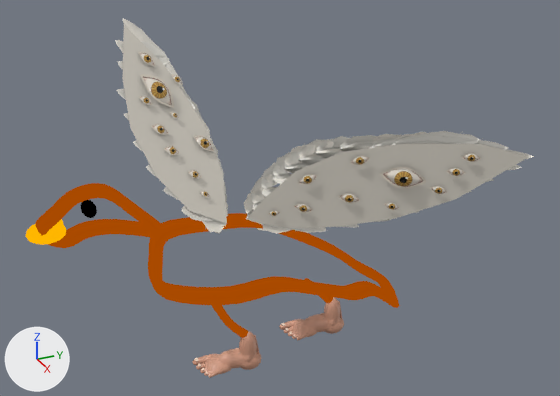
The glTF model art/models/bird.glb as it was, and as the next commit left it.
Before and after are seen from a 50 mm lens placed at (10.22, -3.82, 8.07), pointed at (0.48, 0.56, 3.2). Every picture has the same lights, and +X, +Y and +Z are marked at lower left. The older version comes first. Vertices at exactly the same position are counted once.

Objects in the first picture: 'Bird_Game'.
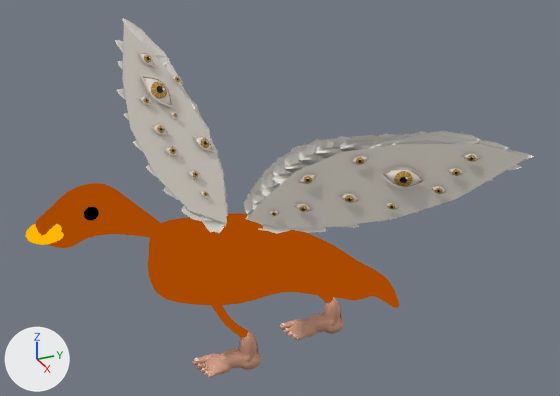
Boxes (x1, y1, x2, y2) around the edits, measured in the pictures (560 x 396 px):
part 1 of me_hollow_orange_body_brush_outline_mesh_001, added (brown): after (162, 228, 391, 298)
part 2 of me_hollow_orange_body_brush_outline_mesh_001, added (brown): after (57, 198, 154, 241)
part 3 of me_hollow_orange_body_brush_outline_mesh_001, built on: before (81, 200, 97, 218); after (84, 207, 99, 220)

The change in detail:
me_hollow_orange_body_brush_outline_mesh_001 is used by ob_bird_game; location (0.0, 0.0, 0.0).
me_hollow_orange_body_brush_outline_mesh_001 had 19849 vertices, 27885 faces and spanned x -1.33..2.36, y -3.1..3.66, z 0.01..5.71.
me_hollow_orange_body_brush_outline_mesh_001 now has 20169 vertices, 28513 faces and spans x -1.33..2.36, y -3.1..3.66, z 0.01..5.71.
me_hollow_orange_body_brush_outline_mesh_001 part 1: a new loose piece of 102 vertices spanning x -0.18..0.18, y -1.32..3.0, z 0.5..2.8, in mat_bird_paint.
me_hollow_orange_body_brush_outline_mesh_001 part 2: a new loose piece of 72 vertices spanning x -0.16..0.17, y -2.89..-1.15, z 2.76..3.61, in mat_bird_paint.
me_hollow_orange_body_brush_outline_mesh_001 part 3: 102 vertices moved from x -0.23..0.23, y -2.29..-2.11, z 3.25..3.45 to x -0.2..0.2, y -2.29..-2.11, z 3.25..3.45; 32 vertices removed from x -0.21..0.21, y -2.31..-2.1, z 3.24..3.45; 178 vertices added at x -0.2..0.2, y -2.31..-2.1, z 3.24..3.45.
